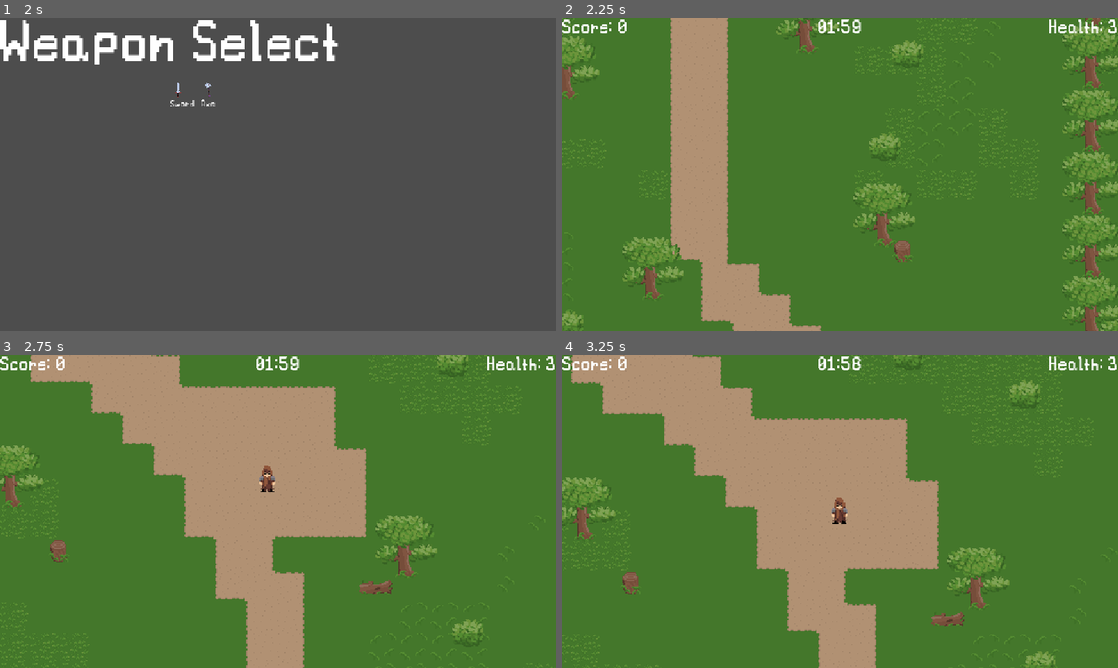
Above: before the commit, frames 1-4 (two rows, left to right).
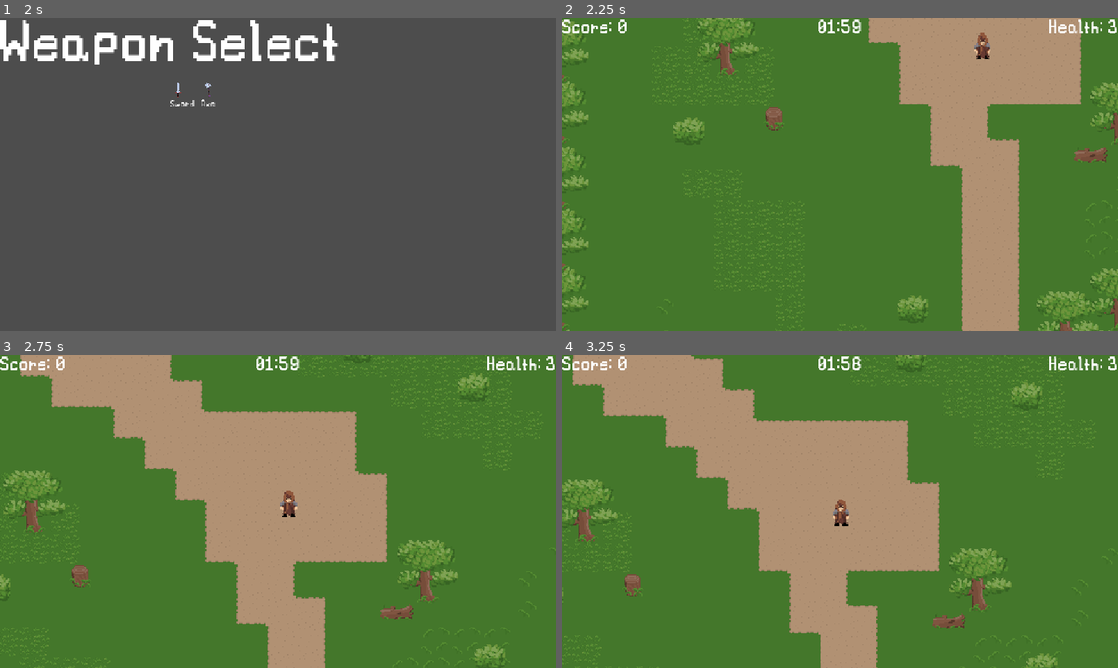
Above: after the commit, the same moments.

Repository: SethDotOrg/smallgame
Game: Godot game, scene res://Scenes/UI/main_menu.tscn
Two runs of this game, one before a commit and one after it. Both use one fixed random seed, a clock stepped at 60 frames per second and the inputs below.
Inputs:
- Up to frame 1 (2 s): click "Start Game" at 0.5 s; click "Forest" at 1.25 s
- Up to frame 2 (2.25 s): click "Sword" at 2 s
- Up to frame 3 (2.75 s): no input
- Up to frame 4 (3.25 s): tap Enter at 2.75 s; hold Up (attack_up) from 2.78 s (still down); hold Space (secondary_attack) from 2.78 s (still down)

Frame 1 is identical in both runs. In frame 2, 36% of the frame differs, in the area x 0-100%, y 0-100%; in frame 3, 14%; in frame 4, 4.1%.

Commit message:
fix bug of enemies spawning from only one side of gather points

Diff:
--- a/Scenes/game.tscn
+++ b/Scenes/game.tscn
@@ -16,7 +16,7 @@
 
 [node name="Player" parent="." node_paths=PackedStringArray("_base_ui") instance=ExtResource("1_ebmjs")]
 z_index = 2
-position = Vector2(552, 232)
+position = Vector2(-168, -607)
 _base_ui = NodePath("../UI")
 
 [node name="Levels" type="Node2D" parent="."]
--- a/Scripts/gather_point.gd
+++ b/Scripts/gather_point.gd
@@ -133,22 +133,19 @@
 	if spawn_enemies == true and chosen_enemy == 0 and enemy_1_count <  ENEMY_1_TOTAL: #need to move chosen enemy check into the code
 		# Create a new instance of the Mob scene.
 		var enemy = enemy_1_scene.instantiate()
-		var enemy_spawn_location
 		if check_assigned_enemy_1_num() and check_assigned_enemies():
 			update_assigned_enemy_1_num()
 			enemy.set_gather_point(self)
 			spawned_enemy = true
-			enemy_spawn_location = spawn_start_location.global_position
 
 		if spawned_enemy == true:
 			var enemy_appear_smoke = ememy_1_appear_smoke.instantiate()
 			enemy_appear_smoke.emitting = true
 			# Set the enemy's position to the random location around the spawn so that they don't spawn at the same coords
-			#var enemy_spawn_position = enemy_spawn_location + Vector2(randf_range(-1000,1000),randf_range(-1000,1000))
-			var enemy_spawn_position = spawn_start_location.global_position + Vector2(randf_range(-500,500),randf_range(-500,500))
-			#TODO above is not working
-			enemy.global_position = enemy_spawn_position
-			enemy_appear_smoke.global_position = enemy_spawn_position #spawn smoke should be at the same location
+			#TODO this position work seems to all be local. just double check and comment it
+			var enemy_spawn_position = spawn_start_location.position + Vector2(randf_range(-500,500),randf_range(-500,500))
+			enemy.position = enemy_spawn_position
+			enemy_appear_smoke.position = enemy_spawn_position #spawn smoke should be at the same location
 
 			# Choose the speed for the enemy.
 			var speed = randf_range(40.0, 70.0)
